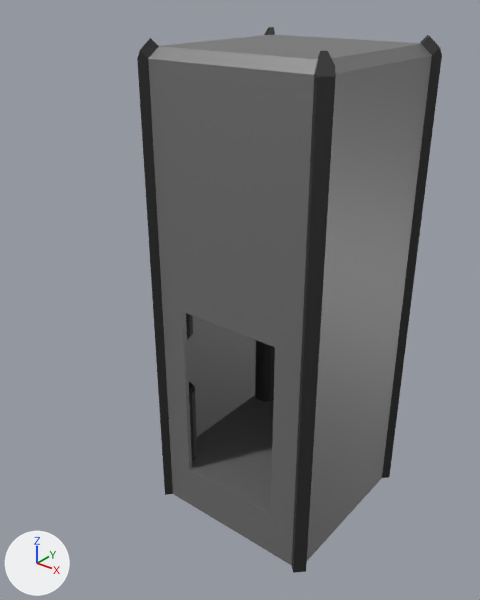
What one commit did to the FBX model Blender/Elevator/Elevator Base.fbx.
Camera for both pictures: a 50 mm camera at (3.78, -5.51, 5.32) aimed at (-0.67, 0.06, 1.87). The lights are fixed; the arrows at lower left show +X, +Y and +Z. Where no turn or scale is listed for an object, it has been applied to the vertices.
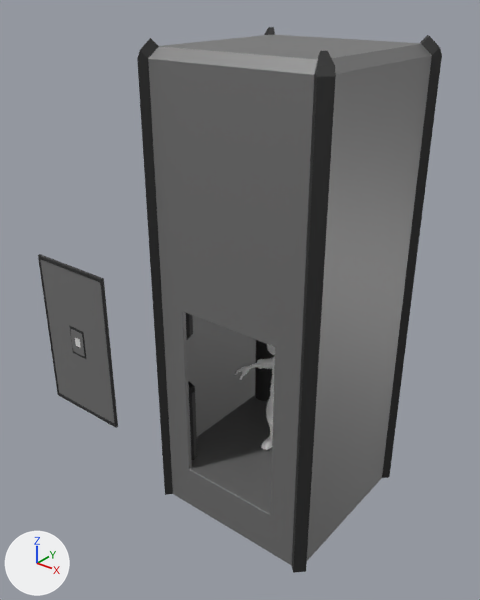
Where the change shows, as pixel boxes [x1, y1, x2, y2] in the pictures (480 x 600 px):
'ElevatorDoor', added: after [38, 254, 118, 428]
    faces in mat_light_metal (grey #878787): [40, 259, 114, 423]
    faces in mat_dark_metal (black #3b3b3b): [38, 254, 118, 428]
'Esker', added: after [235, 344, 275, 450]
    faces in mat_defaultmaterial_004 (white #ffffff): [257, 344, 275, 450]
    faces in mat_defaultmaterial_005 (white #ffffff): [235, 363, 258, 380]

Patch to the scene script:
```diff
--- a/Blender/Elevator/Elevator Base.fbx.py
+++ b/Blender/Elevator/Elevator Base.fbx.py
@@ mat_defaultmaterial_005 @@
+mat_defaultmaterial_005 = principled_material('DefaultMaterial.005')
+mat_defaultmaterial_005.base_color = (1.0, 1.0, 1.0)  # white #ffffff
+mat_defaultmaterial_005.metallic = 1.0
+mat_defaultmaterial_005.roughness = 1.0
@@ mat_defaultmaterial_004 @@
+mat_defaultmaterial_004 = principled_material('DefaultMaterial.004')
+mat_defaultmaterial_004.base_color = (1.0, 1.0, 1.0)  # white #ffffff
+mat_defaultmaterial_004.metallic = 1.0
+mat_defaultmaterial_004.roughness = 1.0
@@ me_elevatordoor_001 @@
+me_elevatordoor_001.from_pydata(...)  # 228 vertices, 234 faces; spans x -0.61..0.61, y -0.99..-0.94, z 0.04..2.16
+# faces by material slot: [5, 24, 205]
+me_elevatordoor_001.materials.append(mat_crystal)  # white #e7e7e7
+me_elevatordoor_001.materials.append(mat_light_metal)  # grey #878787
+me_elevatordoor_001.materials.append(mat_dark_metal)  # black #3b3b3b
@@ me_mesh_0_004 @@
+me_mesh_0_004.from_pydata(...)  # 11680 vertices, 22833 faces; spans x -0.68..0.68, y -0.2..0.21, z -0.94..0.66
+# faces by material slot: [11839, 10994]
+me_mesh_0_004.materials.append(mat_defaultmaterial_004)  # white #ffffff
+me_mesh_0_004.materials.append(mat_defaultmaterial_005)  # white #ffffff
@@ ob_elevatordoor @@
+ob_elevatordoor = bpy.data.objects.new('ElevatorDoor', me_elevatordoor_001)
+ob_elevatordoor.location = (-2.5, 0.0, 0.0)
@@ ob_esker @@
+ob_esker = bpy.data.objects.new('Esker', me_mesh_0_004)
+ob_esker.location = (0.0, 0.0, 1.0)
```
